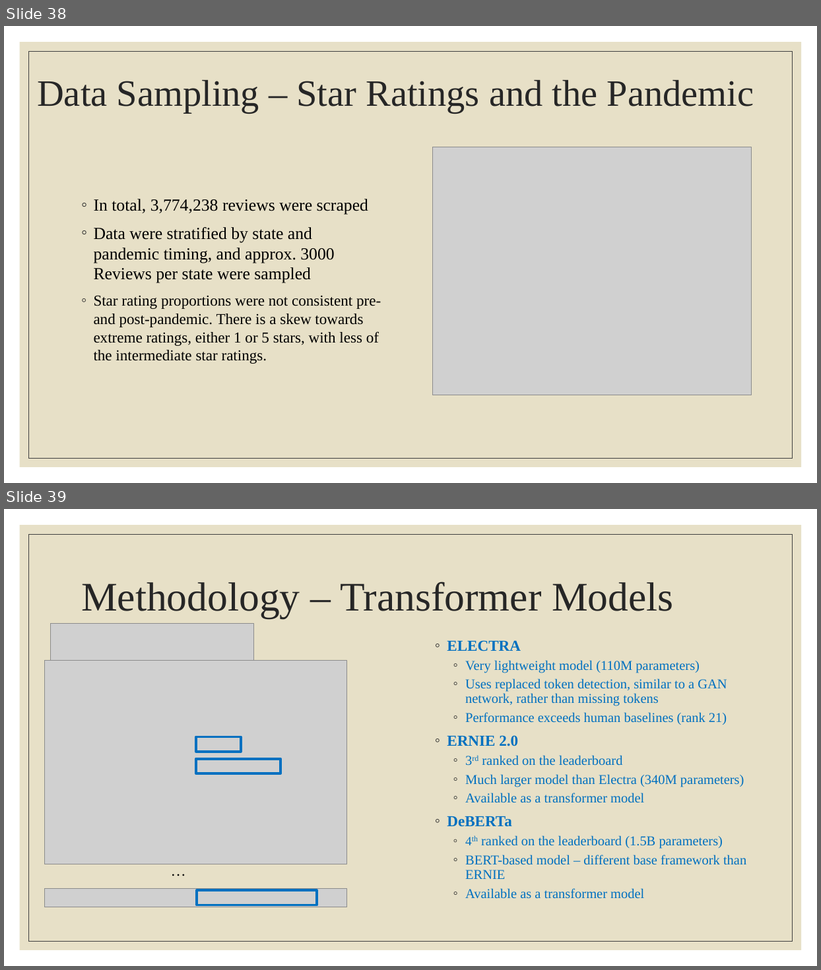
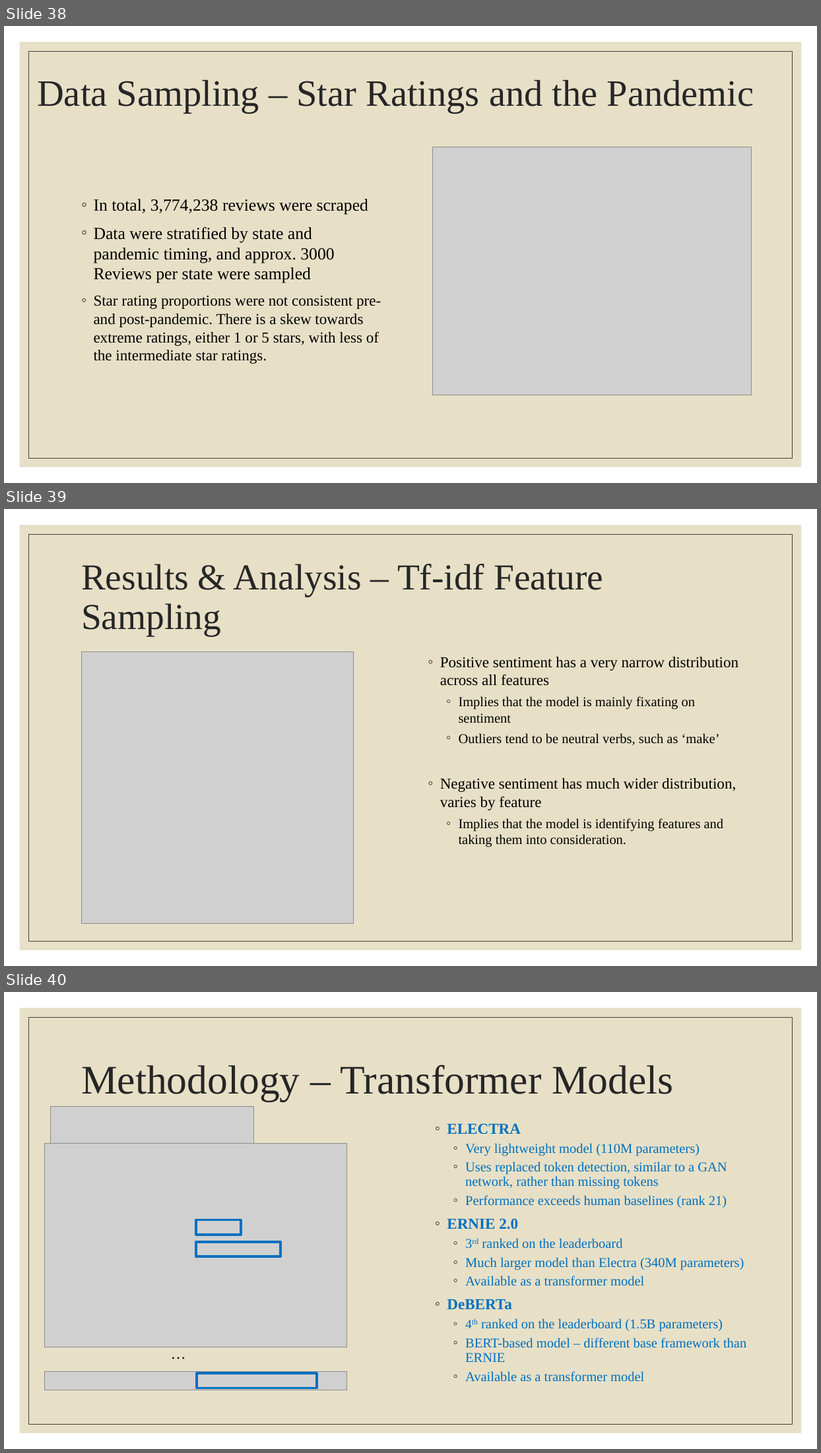
Before and after one commit to m-mcdougall/Capstone-DATS6501, a slide deck: Presentations/Capstone Presentation_MarikoMcDougall.pptx. Shown one above the other, each under a label of ours: slides 38 and 39 before the commit, slides 38, 39 and 40 after it. The pictures are 821x970 and 821x1453 pixels, drawn with LibreOffice and Linux fonts; fonts in the diff are those of the drawing; grey boxes stand for pictures. Boxes give left, top, right and bottom in pixels: in the first picture for what was removed or moved away, otherwise in the second. Text is boxed around its words. In the diff, an @@ line names an element or a change of style, - is before the commit and + after.

```diff
--- a/Presentations/Capstone Presentation_MarikoMcDougall.pptx
+++ b/Presentations/Capstone Presentation_MarikoMcDougall.pptx
@@ slide 39 added at <box>4,509,817,966</box>, background #FFFFFF; not listed: 2 template elements that a slide beside it also shows @@
@@ title added at <box>81,564,603,636</box>, 43.2 pt, text #262626 @@
+Results & Analysis – Tf-idf Feature Sampling
@@ picture added at <box>81,652,354,924</box> @@
@@ text added at <box>440,657,739,848</box>, 16 pt, text #000000 @@
+◦ Positive sentiment has a very narrow distribution across all features
+  ◦ Implies that the model is mainly fixating on sentiment
+  ◦ Outliers tend to be neutral verbs, such as ‘make’
+◦ Negative sentiment has much wider distribution, varies by feature
+  ◦ Implies that the model is identifying features and taking them into consideration.
@@ what was slide 39 is now slide 40 @@
```
Also in this commit, not shown: 2 slides changed, 2 other files.
